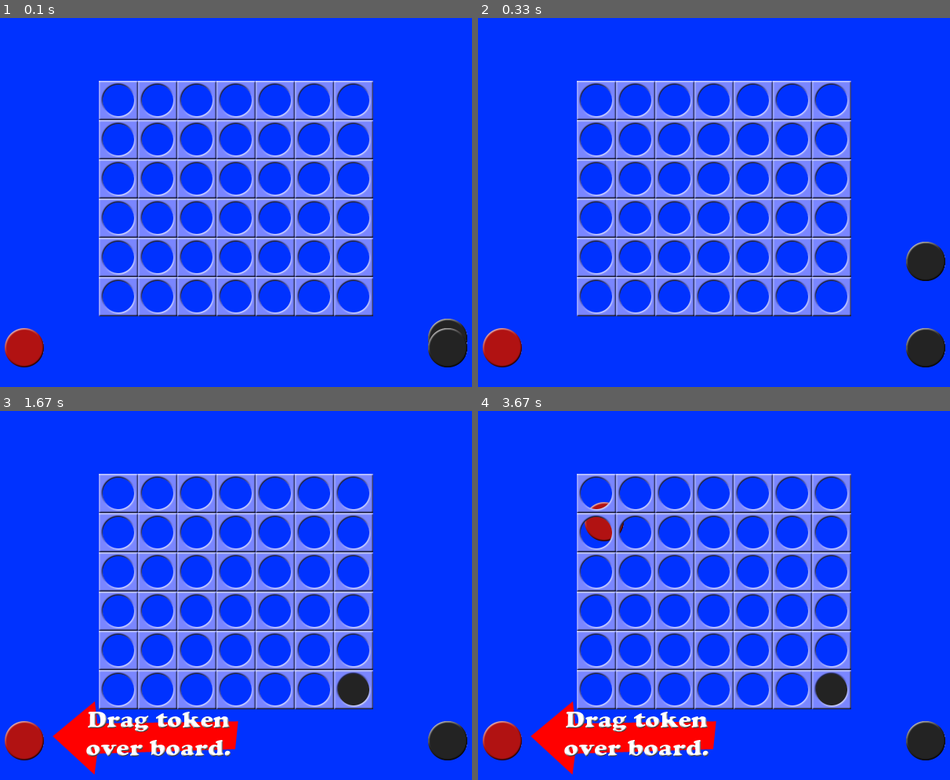
Above: before the commit, frames 1-4 (two rows, left to right).
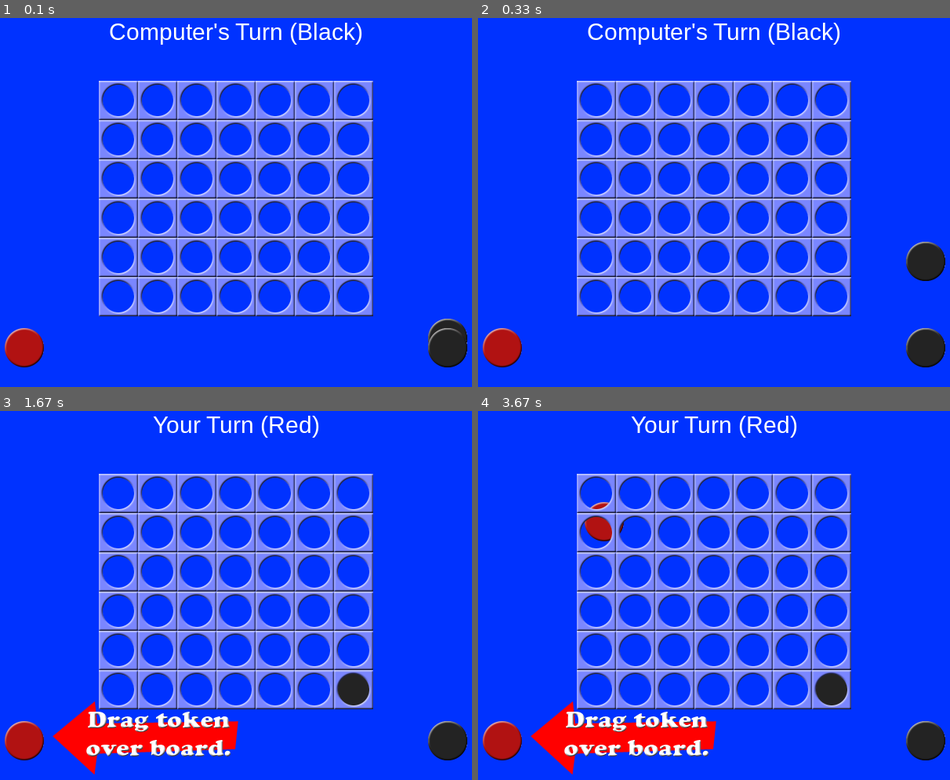
Above: after the commit, the same moments.

Repository: AnakinM/sample-game-sgd
Game: pygame game, started from solutions/2_fourinarow/fourinarow.py
Same seed, same stepped clock (60 frames per second), same inputs: the game is played once before the commit and once after it.
Inputs (mouse positions are in pixels of both pictures, inside the frame that each line leads up to):
- Up to frame 1 (0.1 s): no input
- Up to frame 2 (0.33 s): no input
- Up to frame 3 (1.67 s): no input
- Up to frame 4 (3.67 s): press the mouse at (501, 739) at 3.43 s; move the mouse to (553, 632) at 3.53 s; move the mouse to (605, 521) at 3.63 s

The runs differ from the first frame. In frame 1, 0.9% of the frame differs, in the area x 23-77%, y 1-8%; in frame 2, 0.9%; in frame 3, 0.5%; in frame 4, 0.5%.

Commit message:
Added displaying turn

Diff:
--- a/solutions/2_fourinarow/fourinarow.py
+++ b/solutions/2_fourinarow/fourinarow.py
@@ -47,12 +47,14 @@
 def main():
     global FPSCLOCK, DISPLAYSURF, REDPILERECT, BLACKPILERECT, REDTOKENIMG
     global BLACKTOKENIMG, BOARDIMG, ARROWIMG, ARROWRECT, HUMANWINNERIMG
-    global COMPUTERWINNERIMG, WINNERRECT, TIEWINNERIMG
+    global COMPUTERWINNERIMG, WINNERRECT, TIEWINNERIMG, MAINFONT
 
     pygame.init()
     FPSCLOCK = pygame.time.Clock()
     DISPLAYSURF = pygame.display.set_mode((WINDOWWIDTH, WINDOWHEIGHT))
     pygame.display.set_caption("Four in a Row")
+
+    MAINFONT = pygame.font.SysFont("Arial", 30)
 
     REDPILERECT = pygame.Rect(
         int(SPACESIZE / 2), WINDOWHEIGHT - int(3 * SPACESIZE / 2), SPACESIZE, SPACESIZE
@@ -151,7 +153,7 @@
         board[column][lowest] = player
 
 
-def drawBoard(board, extraToken=None):
+def drawBoard(board, active_player=None, extraToken=None):
     DISPLAYSURF.fill(BGCOLOR)
 
     # draw tokens
@@ -184,6 +186,22 @@
     # draw the red and black tokens off to the side
     DISPLAYSURF.blit(REDTOKENIMG, REDPILERECT)  # red on the left
     DISPLAYSURF.blit(BLACKTOKENIMG, BLACKPILERECT)  # black on the right
+
+    # Display current player's turn
+    if active_player:
+        if active_player == HUMAN:
+            text = "Your Turn (Red)"
+        elif active_player == COMPUTER:
+            text = "Computer's Turn (Black)"
+        else:
+            text = ""
+
+        if text:
+            turnSurf = MAINFONT.render(text, True, TEXTCOLOR)
+            turnRect = turnSurf.get_rect()
+            turnRect.centerx = int(WINDOWWIDTH / 2)
+            turnRect.top = 10
+            DISPLAYSURF.blit(turnSurf, turnRect)
 
 
 def getNewBoard():
@@ -224,7 +242,7 @@
                     if isValidMove(board, column):
                         animateDroppingToken(board, column, RED)
                         board[column][getLowestEmptySpace(board, column)] = RED
-                        drawBoard(board)
+                        drawBoard(board, HUMAN)
                         pygame.display.update()
                         return
                 tokenx, tokeny = None, None
@@ -232,6 +250,7 @@
         if tokenx is not None and tokeny is not None:
             drawBoard(
                 board,
+                HUMAN,
                 {
                     "x": tokenx - int(SPACESIZE / 2),
                     "y": tokeny - int(SPACESIZE / 2),
@@ -239,7 +258,7 @@
                 },
             )
         else:
-            drawBoard(board)
+            drawBoard(board, HUMAN)
 
         if isFirstMove:
             # Show the help arrow for the player's first move.
@@ -255,13 +274,14 @@
     dropSpeed = 1.0
 
     lowestEmptySpace = getLowestEmptySpace(board, column)
+    player_for_draw = HUMAN if color == RED else COMPUTER
 
     while True:
         y += int(dropSpeed)
         dropSpeed += 0.5
         if int((y - YMARGIN) / SPACESIZE) >= lowestEmptySpace:
             return
-        drawBoard(board, {"x": x, "y": y, "color": color})
+        drawBoard(board, player_for_draw, {"x": x, "y": y, "color": color})
         pygame.display.update()
         FPSCLOCK.tick()
 
@@ -274,7 +294,7 @@
     while y > (YMARGIN - SPACESIZE):
         y -= int(speed)
         speed += 0.5
-        drawBoard(board, {"x": x, "y": y, "color": BLACK})
+        drawBoard(board, COMPUTER, {"x": x, "y": y, "color": BLACK})
         pygame.display.update()
         FPSCLOCK.tick()
     # moving the black tile over
@@ -283,7 +303,7 @@
     while x > (XMARGIN + column * SPACESIZE):
         x -= int(speed)
         speed += 0.5
-        drawBoard(board, {"x": x, "y": y, "color": BLACK})
+        drawBoard(board, COMPUTER, {"x": x, "y": y, "color": BLACK})
         pygame.display.update()
         FPSCLOCK.tick()
     # dropping the black tile
